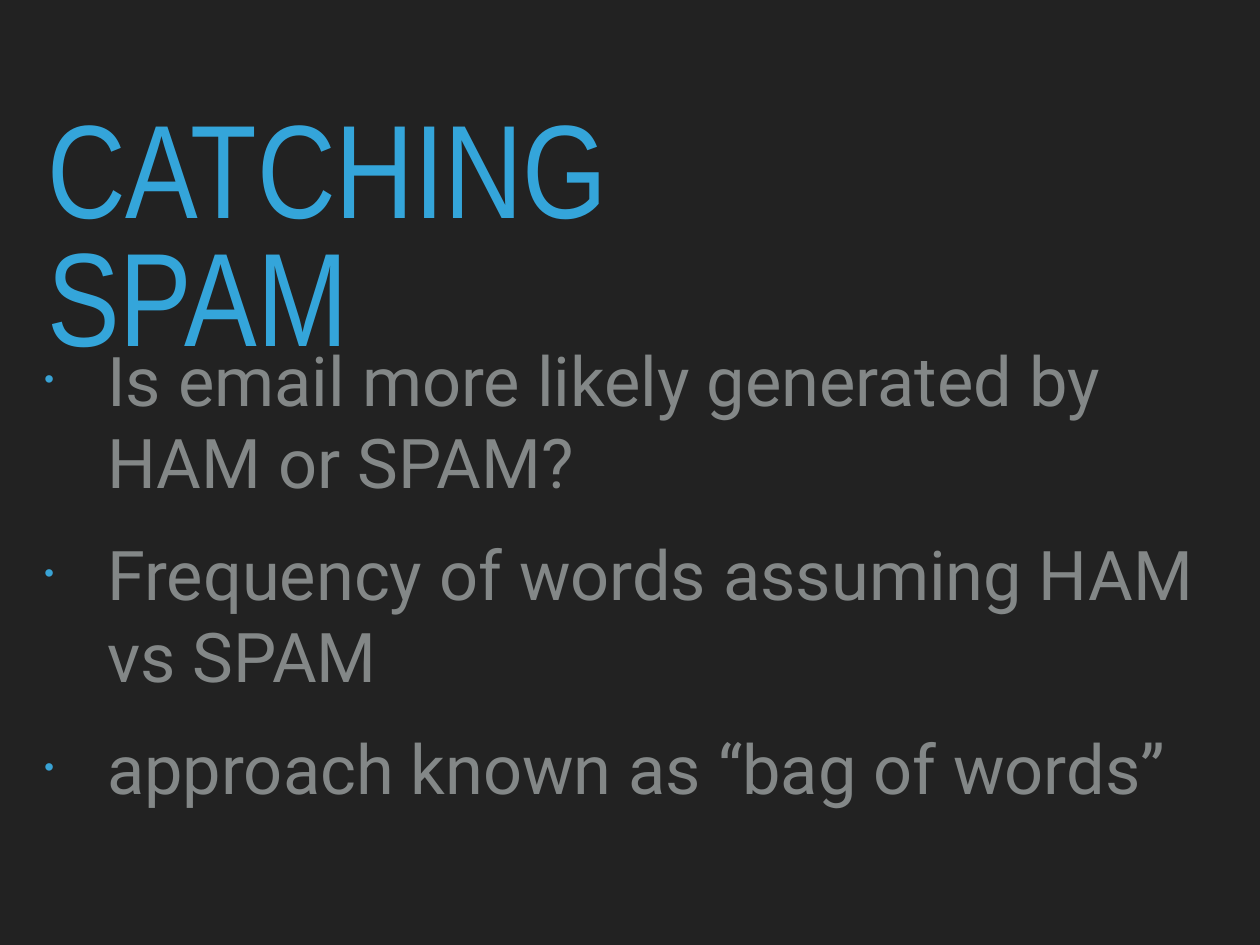
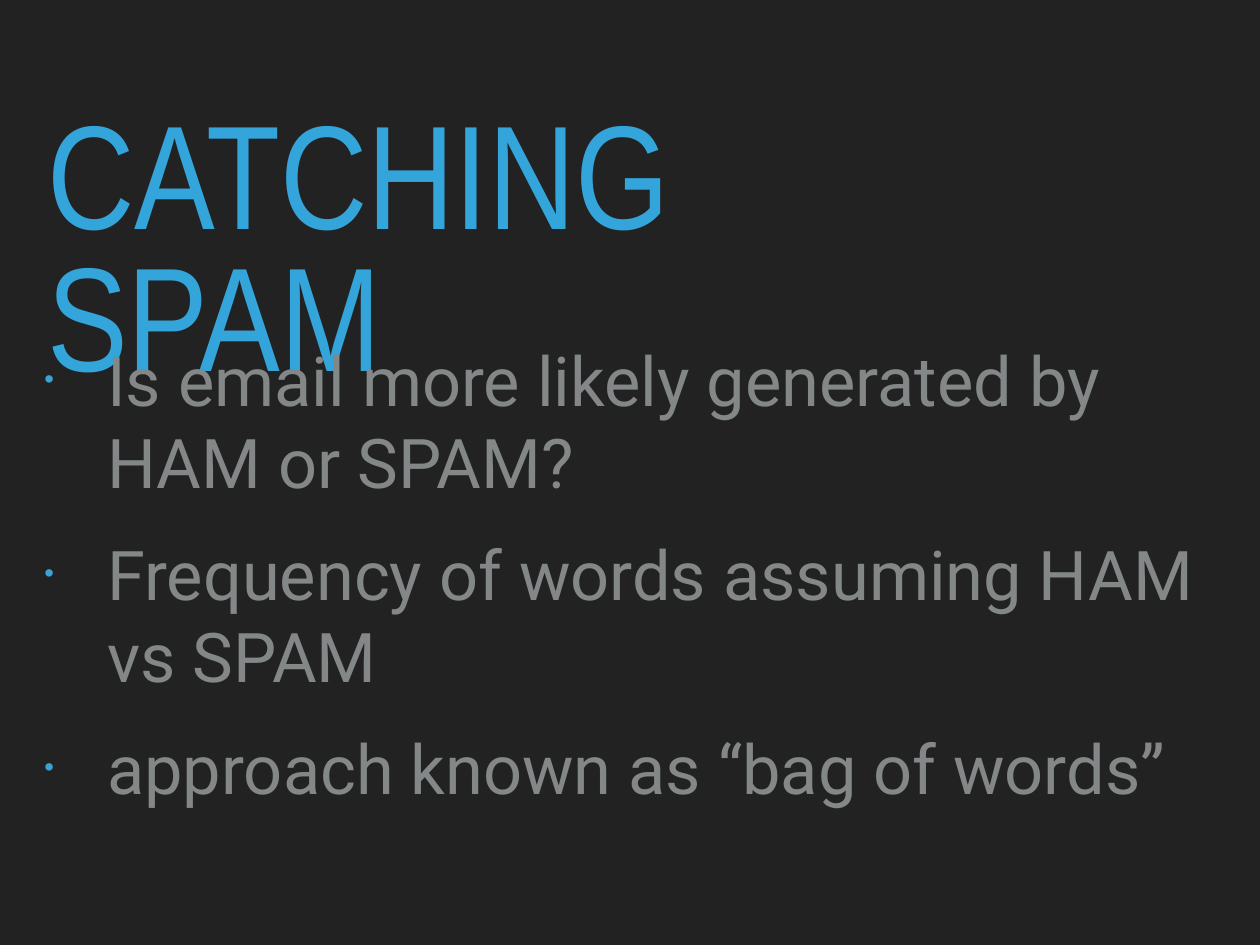
Before and after one commit to patricks1/noble-machine-learning, a slide deck: slide 29 of Session5/Session5_Slides.pptx. Drawn at 1260x945 pixels with LibreOffice and Linux fonts; fonts in the diff are those of the drawing. Boxes give left, top, right and bottom in pixels: in the first picture for what was removed or moved away, otherwise in the second. Text is boxed around its words. In the diff, an @@ line names an element or a change of style, - is before the commit and + after.

```diff
--- a/Session5/Session5_Slides.pptx
+++ b/Session5/Session5_Slides.pptx
@@ title "CATCHING SPAM" at (47,126,670,398): size 108 to 120 pt @@
```
Also in this commit, not shown: 10 other slides changed, 2 other files.
